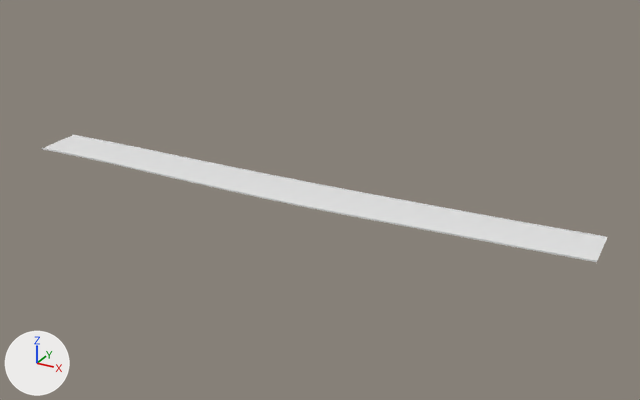
Before and after pictures for a commit that changed the glTF model public/assets/gen3/models/track-06.glb.
Camera for both pictures: a camera (50 mm lens) standing at (543.0, -642.0, 221.0) and looking at (293.0, -187.0, -6.0). The axes (+X, +Y, +Z) are drawn at lower left. The lights are the same throughout. The older version comes first. Vertices at exactly the same position are counted once.

The older version as bpy lines, for what is in view:
```python
me_track_06 = bpy.data.meshes.new('track-06')
me_track_06.from_pydata(...)  # 1274 vertices, 2328 faces; spans x 81.0..469.0, y -216.0..-170.0, z 0.0..2.0
ob_track_06 = bpy.data.objects.new('track-06', me_track_06)
ob_track_06.location = (0.0, 0.0, 0.0)
```
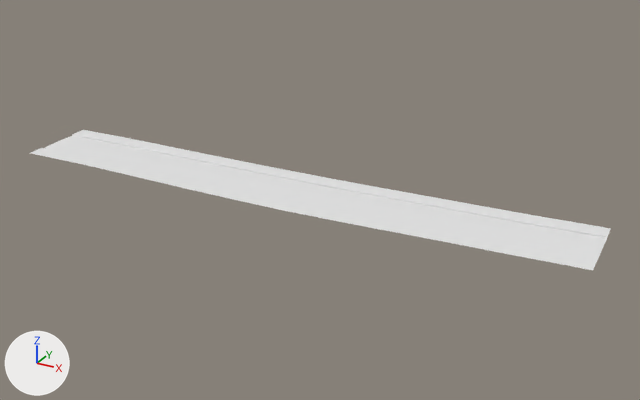
The change, as JSON lines over the scene's bpy script:
```json
{"block": "me_track_06", "where": "# used by ob_track_06; location = (0.0, 0.0, 0.0)"}
{"op": "remove", "block": "me_track_06", "code": "me_track_06.from_pydata(...)  # 1274 vertices, 2328 faces; spans x 81.0..469.0, y -216.0..-170.0, z 0.0..2.0"}
{"op": "add", "block": "me_track_06", "code": "me_track_06.from_pydata(...)  # 1470 vertices, 2716 faces; spans x 81.0..470.0, y -228.0..-158.0, z 0.0..2.0"}
{"block": "me_track_06", "change": "me_track_06 part 1"}
{"block": "me_track_06", "change": "1 vertex is added at (455.0, -159.0, 2.0)"}
{"block": "me_track_06", "change": "57 new vertices lie (0.0, -12.0, 0.0) away from vertices in x 82.0..466.0, y -216.0..-202.0, z 1.0..2.0"}
{"block": "me_track_06", "change": "52 new vertices lie (0.0, 12.0, 0.0) away from vertices in x 81.0..451.0, y -183.0..-171.0, z 1.0..2.0"}
{"block": "me_track_06", "change": "45 new vertices lie (-1.0, 12.0, 0.0) away from vertices in x 89.0..468.0, y -183.0..-170.0, z 1.0..2.0"}
{"block": "me_track_06", "change": "41 new vertices lie (1.0, -12.0, 0.0) away from vertices in x 137.0..469.0, y -215.0..-202.0, z 1.0..2.0"}
{"block": "me_track_06", "change": "388 new faces join them"}
```

Changed parts and their boxes [x1, y1, x2, y2] in the pictures (640 x 400 px):
```json
{"object": "track-06", "change": "reshaped", "before": [41, 134, 607, 262], "after": [31, 130, 611, 270], "on screen": "9% taller"}
{"part": 1, "of": "me_track_06", "change": "added", "after": [31, 130, 611, 270]}
```
